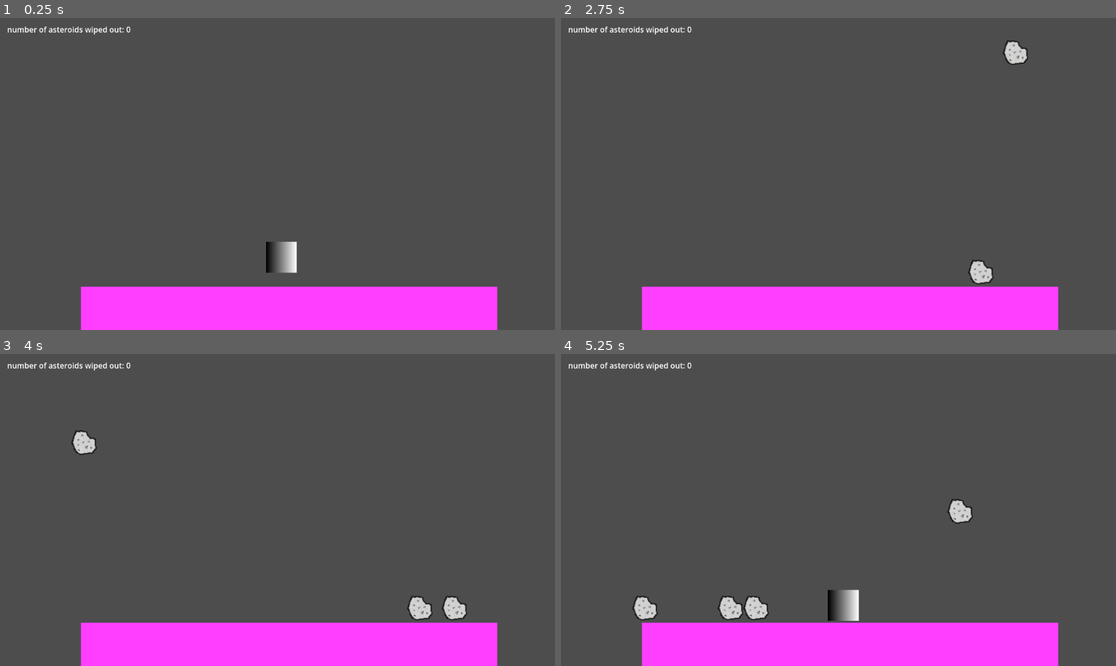
Above: before the commit, frames 1-4 (two rows, left to right).
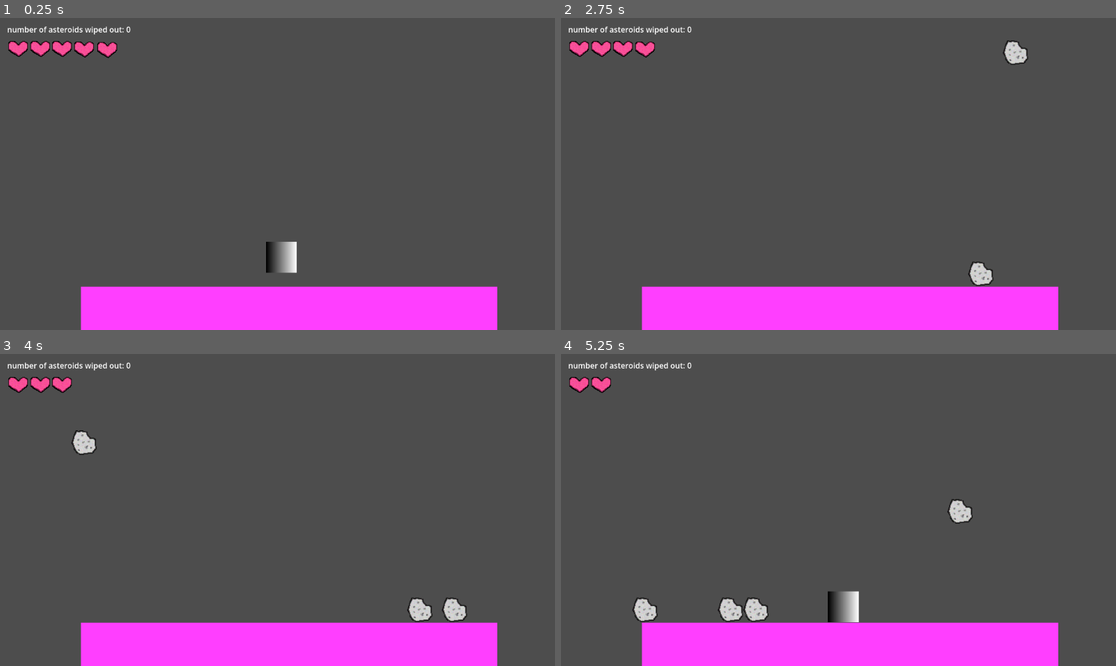
Above: after the commit, the same moments.

Repository: tiredkangaroo/hgvfdrtyhjnbvcfdrtgh
Game: Godot game, scene res://game.tscn
The game is run twice, just before and just after one commit, with the same random seed, the same clock (stepped at 60 frames per second) and the same inputs.
Inputs (mouse positions are in pixels of both pictures, inside the frame that each line leads up to):
- Up to frame 1 (0.25 s): no input
- Up to frame 2 (2.75 s): tap Enter at 0.5 s; move the mouse to (960, 158) at 0.52 s; hold Right (ui_right) 0.53-1.28 s; tap Alt at 0.6, 2.1 s; click (960, 158) at 0.67 s; move the mouse to (727, 189) at 1.27 s; hold Down (ui_down) 1.28-2.03 s; tap Shift at 1.35 s; move the mouse to (894, 105) at 2.02 s; hold Right (ui_right) from 2.03 s (still down)
- Up to frame 3 (4 s): move the mouse to (249, 572) at 2.77 s; release Right (ui_right) at 2.78 s; hold Up (ui_up) 2.78-3.53 s; tap Shift at 2.85 s; click (249, 572) at 2.92 s; move the mouse to (444, 556) at 3.52 s; hold Left (ui_left) from 3.53 s (still down); tap Alt at 3.6 s
- Up to frame 4 (5.25 s): move the mouse to (672, 463) at 4.27 s; tap Shift at 4.35 s; move the mouse to (866, 510) at 5.02 s; release Left (ui_left) at 5.03 s; hold Down (ui_down) from 5.03 s (still down); tap Alt at 5.1 s; click (866, 510) at 5.17 s

The runs differ from the first frame. In frame 1, 0.7% of the frame differs, in the area x 1-22%, y 7-13%; in frame 2, 0.7%; in frame 3, 0.7%; in frame 4, 0.8%, in the area x 1-54%, y 7-86%.

Commit message:
added working collision heart mechanic

Diff:
--- a/asteroid.tscn
+++ b/asteroid.tscn
@@ -6,9 +6,11 @@
 [sub_resource type="RectangleShape2D" id="RectangleShape2D_d0c22"]
 size = Vector2(53, 53)
 
-[node name="RigidBody2D" type="RigidBody2D" unique_id=1151907015]
+[node name="asteroid" type="RigidBody2D" unique_id=1151907015]
 position = Vector2(1, 2)
 gravity_scale = 0.551
+contact_monitor = true
+max_contacts_reported = 4
 
 [node name="CollisionShape2D" type="CollisionShape2D" parent="." unique_id=692929406]
 position = Vector2(26.5, 26.5)
--- a/game.gd
+++ b/game.gd
@@ -1,6 +1,7 @@
 extends Node2D
 
 var asteroid = preload("res://asteroid.tscn")
+var hearts = 5
 
 # Called when the node enters the scene tree for the first time.
 func _ready() -> void:
@@ -10,12 +11,30 @@
 # Called every frame. 'delta' is the elapsed time since the previous frame.
 func _process(delta: float) -> void:
 	pass
+	#print(get_node("FloorRB").get_colliding_bodies())
 
 func _on_timer_timeout() -> void:
 	# spawn new asteroid
 	print("new asteeroiads")
 	var ast: RigidBody2D = asteroid.instantiate()
+	ast.add_to_group("asteroids")
 	add_child(ast)
 	ast.position.x = randi_range(100, 1100)
 	ast.position.y = -100
 	get_node("Timer").start()
+
+func update_hearts():
+	for i in range(5):
+		var heart: Sprite2D = get_node("Heart%d" % (i + 1))
+		heart.visible = false
+	for i in range(hearts):
+		var heart: Sprite2D = get_node("Heart%d" % (i+1))
+		heart.visible = true
+
+
+
+func _on_area_2d_body_entered(body: Node2D) -> void:
+	print("yo", body.name)
+	if body.is_in_group("asteroids"):
+		hearts -= 1
+		update_hearts()
--- a/game.tscn
+++ b/game.tscn
@@ -2,6 +2,7 @@
 
 [ext_resource type="Script" uid="uid://b7bltai3sn4ak" path="res://game.gd" id="1_80nbo"]
 [ext_resource type="Script" uid="uid://t2hm4erfwr37" path="res://player.gd" id="2_e2o6t"]
+[ext_resource type="Texture2D" uid="uid://bgtsxcw3jxrnp" path="res://heart.png" id="3_feb5d"]
 
 [sub_resource type="Gradient" id="Gradient_mwb40"]
 
@@ -28,6 +29,9 @@
 [sub_resource type="RectangleShape2D" id="RectangleShape2D_e2o6t"]
 size = Vector2(870.5, 105.5)
 
+[sub_resource type="RectangleShape2D" id="RectangleShape2D_feb5d"]
+size = Vector2(865, 97)
+
 [node name="Node2D" type="Node2D" unique_id=440088369]
 script = ExtResource("1_80nbo")
 
@@ -53,22 +57,6 @@
 autostart = true
 script = SubResource("GDScript_80nbo")
 
-[node name="FloorRB" type="RigidBody2D" parent="." unique_id=655127481]
-mass = 100000.0
-gravity_scale = 0.0
-freeze = true
-
-[node name="ColorRect" type="ColorRect" parent="FloorRB" unique_id=37012781]
-offset_left = 168.0
-offset_top = 558.0
-offset_right = 1032.0
-offset_bottom = 654.0
-color = Color(1, 0.24313726, 1, 1)
-
-[node name="CollisionShape2D" type="CollisionShape2D" parent="FloorRB" unique_id=1884411799]
-position = Vector2(600.75, 606.25)
-shape = SubResource("RectangleShape2D_e2o6t")
-
 [node name="Label" type="Label" parent="." unique_id=303659880]
 offset_left = 15.0
 offset_top = 12.0
@@ -76,4 +64,44 @@
 offset_bottom = 35.0
 text = "number of asteroids wiped out: 0"
 
+[node name="Heart1" type="Sprite2D" parent="." unique_id=1345483823]
+position = Vector2(38, 70)
+texture = ExtResource("3_feb5d")
+
+[node name="Heart2" type="Sprite2D" parent="." unique_id=750616859]
+position = Vector2(84, 70)
+texture = ExtResource("3_feb5d")
+
+[node name="Heart3" type="Sprite2D" parent="." unique_id=235407921]
+position = Vector2(129, 70)
+texture = ExtResource("3_feb5d")
+
+[node name="Heart4" type="Sprite2D" parent="." unique_id=1354952469]
+position = Vector2(175, 71)
+texture = ExtResource("3_feb5d")
+
+[node name="Heart5" type="Sprite2D" parent="." unique_id=1512454812]
+position = Vector2(223, 72)
+texture = ExtResource("3_feb5d")
+
+[node name="Area2D" type="Area2D" parent="." unique_id=236554505]
+
+[node name="ColorRect" type="ColorRect" parent="Area2D" unique_id=37012781]
+offset_left = 168.0
+offset_top = 558.0
+offset_right = 1032.0
+offset_bottom = 654.0
+color = Color(1, 0.24313726, 1, 1)
+
+[node name="CollisionShape2D" type="CollisionShape2D" parent="Area2D" unique_id=1884411799]
+position = Vector2(600.75, 606.25)
+shape = SubResource("RectangleShape2D_e2o6t")
+
+[node name="StaticBody2D" type="StaticBody2D" parent="Area2D" unique_id=1222222141]
+
+[node name="CollisionShape2D" type="CollisionShape2D" parent="Area2D/StaticBody2D" unique_id=78035490]
+position = Vector2(600.5, 605.5)
+shape = SubResource("RectangleShape2D_feb5d")
+
 [connection signal="timeout" from="Timer" to="." method="_on_timer_timeout"]
+[connection signal="body_entered" from="Area2D" to="." method="_on_area_2d_body_entered"]
